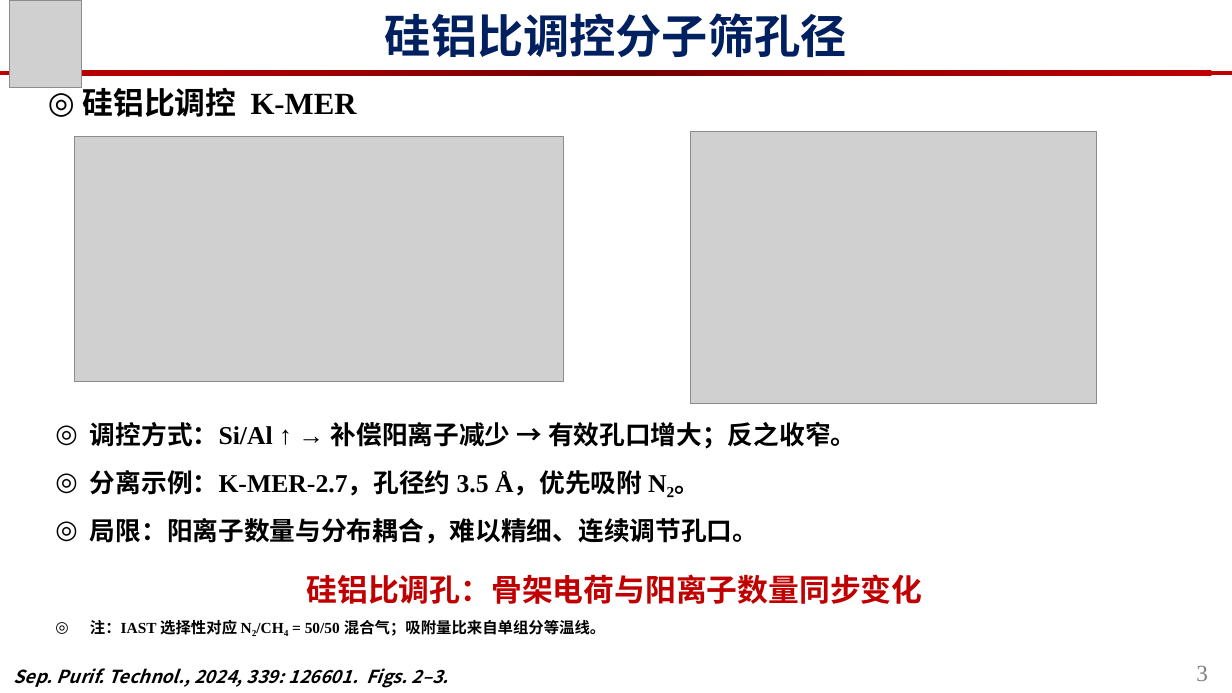
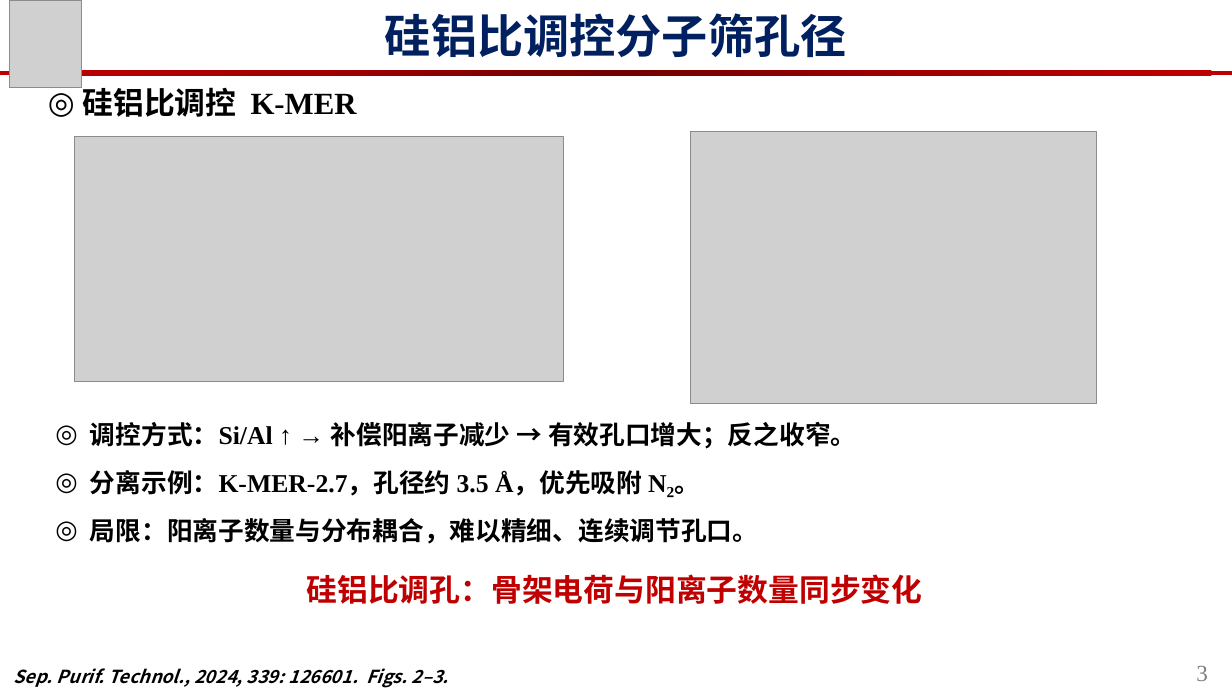
Before and after one commit to azjie129/code, a slide deck: slide 3 of presentations/Zeolite_pore_size_regulation_5slides.pptx. Drawn at 1232x693 pixels with LibreOffice and Linux fonts; fonts in the diff are those of the drawing; grey boxes stand for pictures. Boxes give left, top, right and bottom in pixels: in the first picture for what was removed or moved away, otherwise in the second. Text is boxed around its words. In the diff, an @@ line names an element or a change of style, - is before the commit and + after.

```diff
--- a/presentations/Zeolite_pore_size_regulation_5slides.pptx
+++ b/presentations/Zeolite_pore_size_regulation_5slides.pptx
@@ text removed at bbox=[90, 620, 606, 636] @@
-◎ 注：IAST 选择性对应 N₂/CH₄ = 50/50 混合气；吸附量比来自单组分等温线。
```
Also in this commit, not shown: 4 other slides changed, 1 other file.
